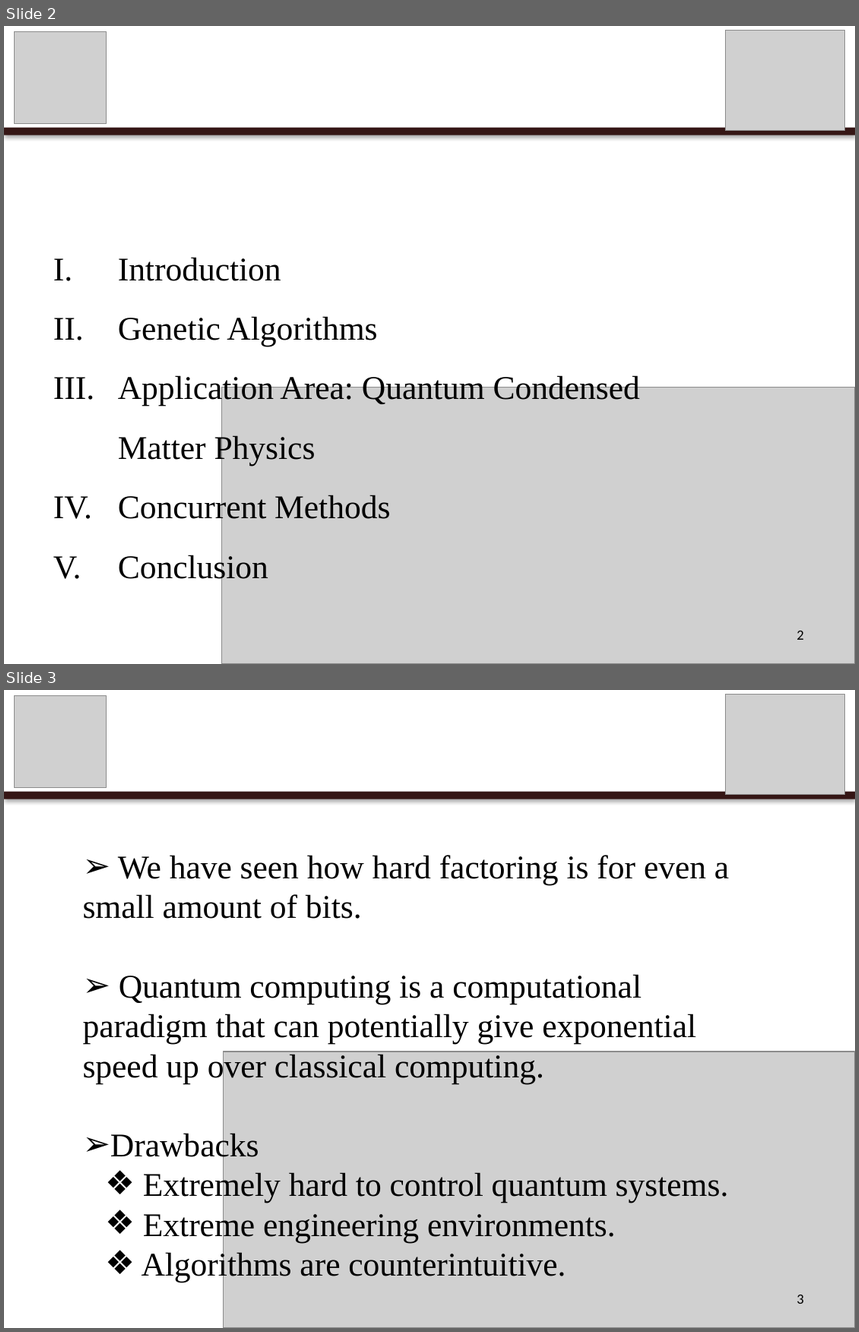
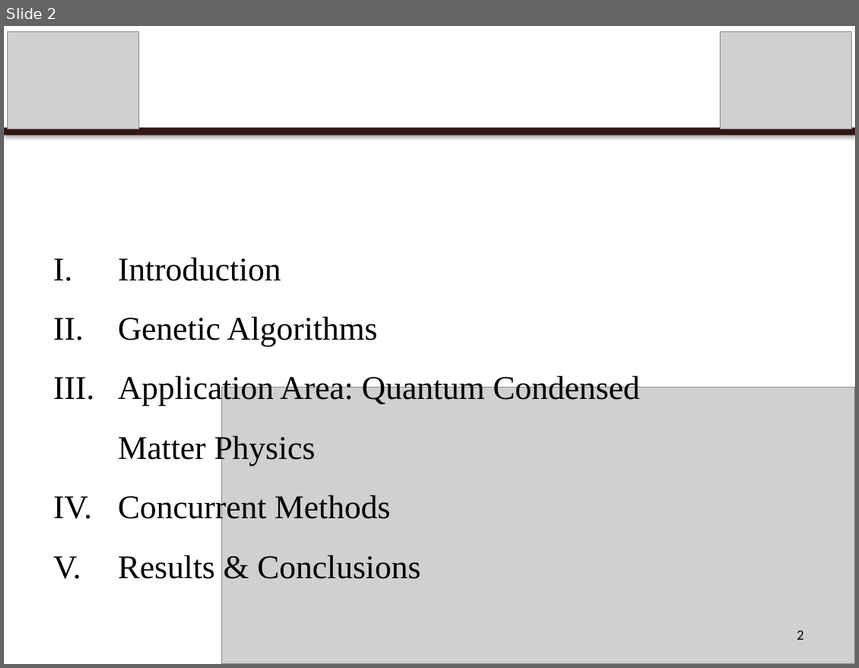
Before and after one commit to calebwherry/Concurrent-GARTH, a slide deck: doc/presentations/VT-CS-5510/Concurrent-GARTH.pptx. Shown one above the other, each under a label of ours: slides 2 and 3 before the commit, slide 2 after it. The pictures are 859x1332 and 859x668 pixels, drawn with LibreOffice and Linux fonts; fonts in the diff are those of the drawing; grey boxes stand for pictures; background and template pictures are left out. Boxes give left, top, right and bottom in pixels: in the first picture for what was removed or moved away, otherwise in the second. Text is boxed around its words. In the diff, an @@ line names an element or a change of style, - is before the commit and + after.

```diff
--- a/doc/presentations/VT-CS-5510/Concurrent-GARTH.pptx
+++ b/doc/presentations/VT-CS-5510/Concurrent-GARTH.pptx
@@ slide 3 removed at (4,690,855,1328), background #FFFFFF; not listed: 1 template element that a slide beside it also shows @@
@@ picture removed at (14,696,106,788) @@
@@ picture removed at (725,695,845,795) @@
@@ text removed at (126,714,720,774) @@
-Conclusion
@@ text removed at (83,855,729,1283) @@
-➢ We have seen how hard factoring is for even a small amount of bits.
-➢ Quantum computing is a computational paradigm that can potentially give exponential speed up over classical computing.
-➢ Drawbacks
-  ❖ Extremely hard to control quantum systems.
-  ❖ Extreme engineering environments.
-  ❖ Algorithms are counterintuitive.
@@ picture removed at (224,1052,855,1328) @@
@@ page number removed at (797,1295,804,1304) @@
-3
@@ slide 2 changed as well @@
@@ picture: place and size @@
-picture at (14,32,106,124)
+picture at (7,32,139,129)
@@ picture: place and size @@
-picture at (725,31,845,131)
+picture at (721,32,852,129)
@@ text at (118,555,420,579): text changed @@
-V. Conclusion
+V. Results & Conclusions
```
Also in this commit, not shown: 2 other slides changed, 5 slides added, 1 other slide removed, 2 other files.
